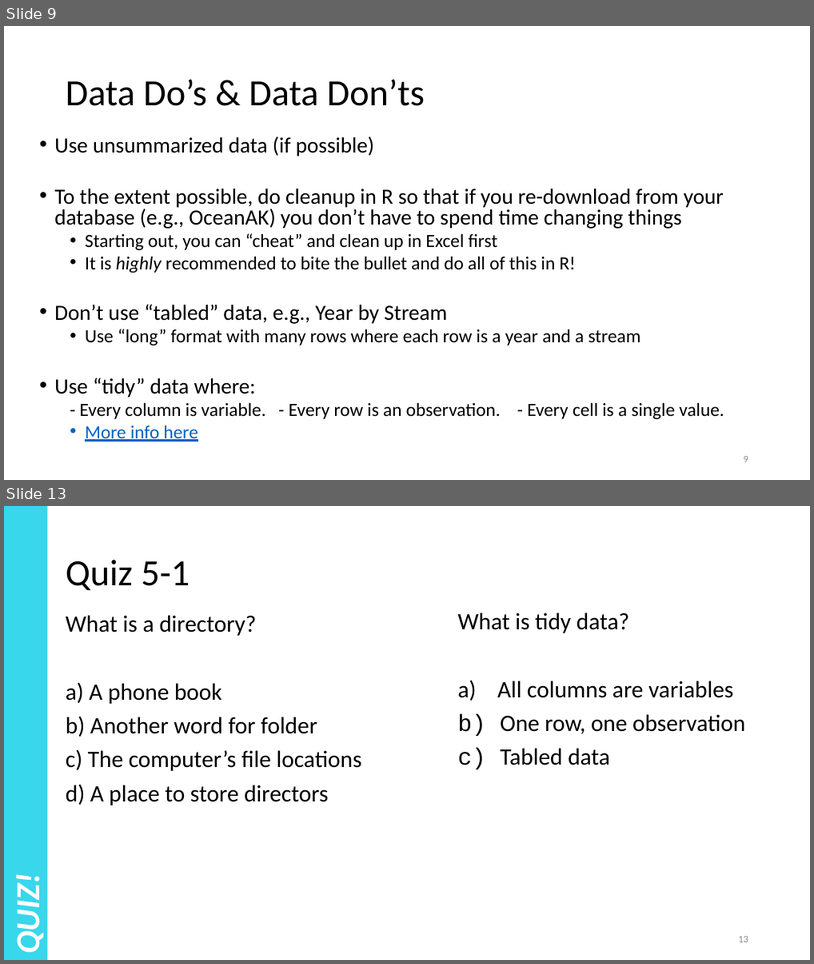
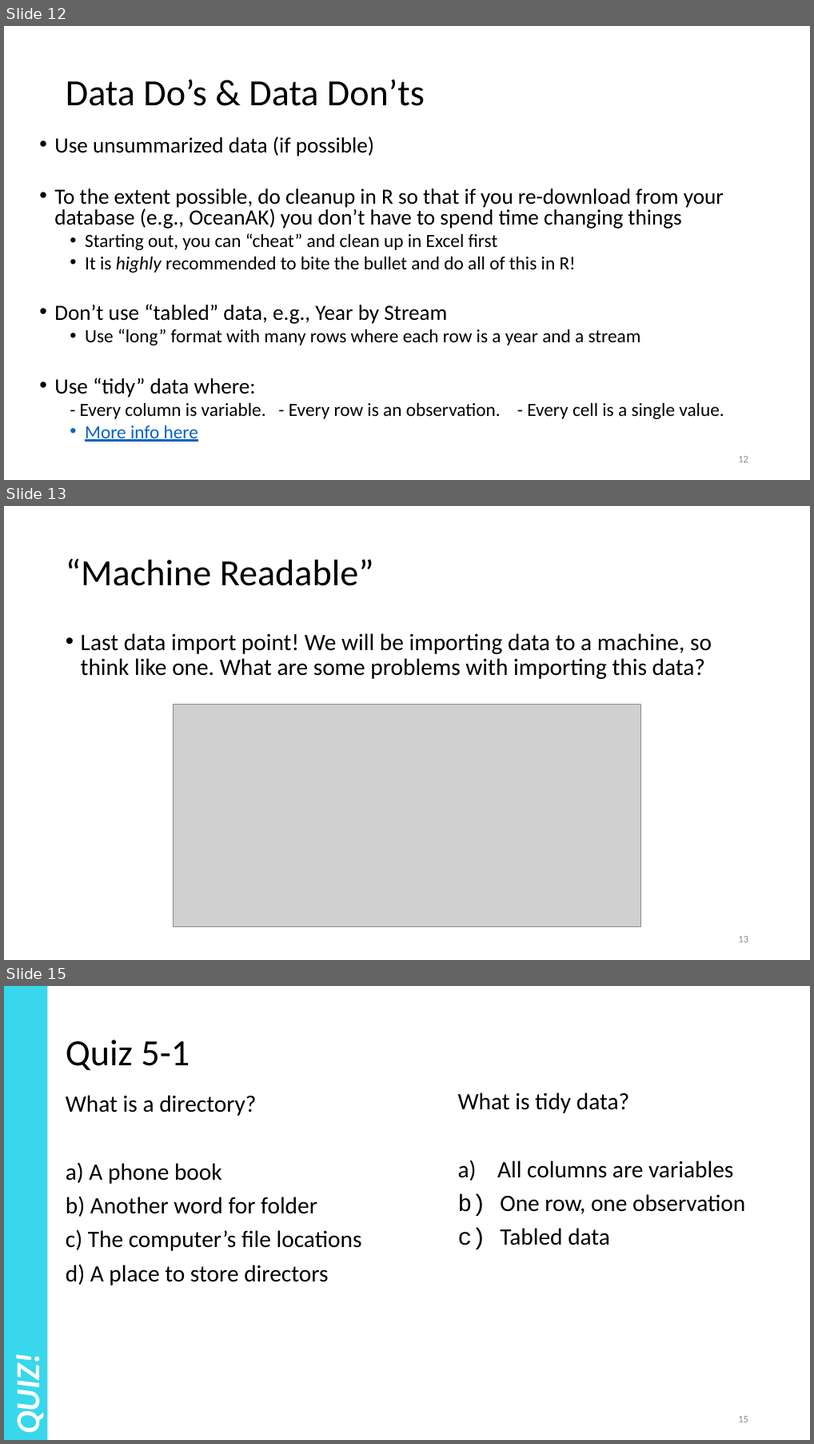
Before and after one commit to justinpriest/ADFG_R_Intro_Workshop, a slide deck: presentations/5 – Reading Real Data.pptx. Shown one above the other, each under a label of ours: slides 9 and 13 before the commit, slides 12, 13 and 15 after it; the slides between them are not shown. The pictures are 814x964 and 814x1444 pixels, drawn with LibreOffice and Linux fonts; fonts in the diff are those of the drawing; grey boxes stand for pictures. Boxes give left, top, right and bottom in pixels: in the first picture for what was removed or moved away, otherwise in the second. Text is boxed around its words. In the diff, an @@ line names an element or a change of style, - is before the commit and + after.

```diff
--- a/presentations/5 – Reading Real Data.pptx
+++ b/presentations/5 – Reading Real Data.pptx
@@ slide 13 added at (4, 506, 810, 960), background #FFFFFF @@
@@ title added at (66, 559, 374, 586), 44 pt, text #000000 @@
+“Machine Readable”
@@ text added at (81, 633, 712, 679), 28 pt, text #000000 @@
+• Last data import point! We will be importing data to a machine, so think like one. What are some problems with importing this data?
@@ picture added at (173, 704, 641, 927) @@
@@ page number added at (738, 936, 749, 942), 12 pt, text #8C8C8C @@
+13
@@ what was slide 9 is now slide 12 @@
@@ page number at (738, 456, 749, 462): text changed @@
-9
+12
@@ what was slide 13 is now slide 15 @@
```
Also in this commit, not shown: 5 slides changed, 2 other slides added, 2 other files.
